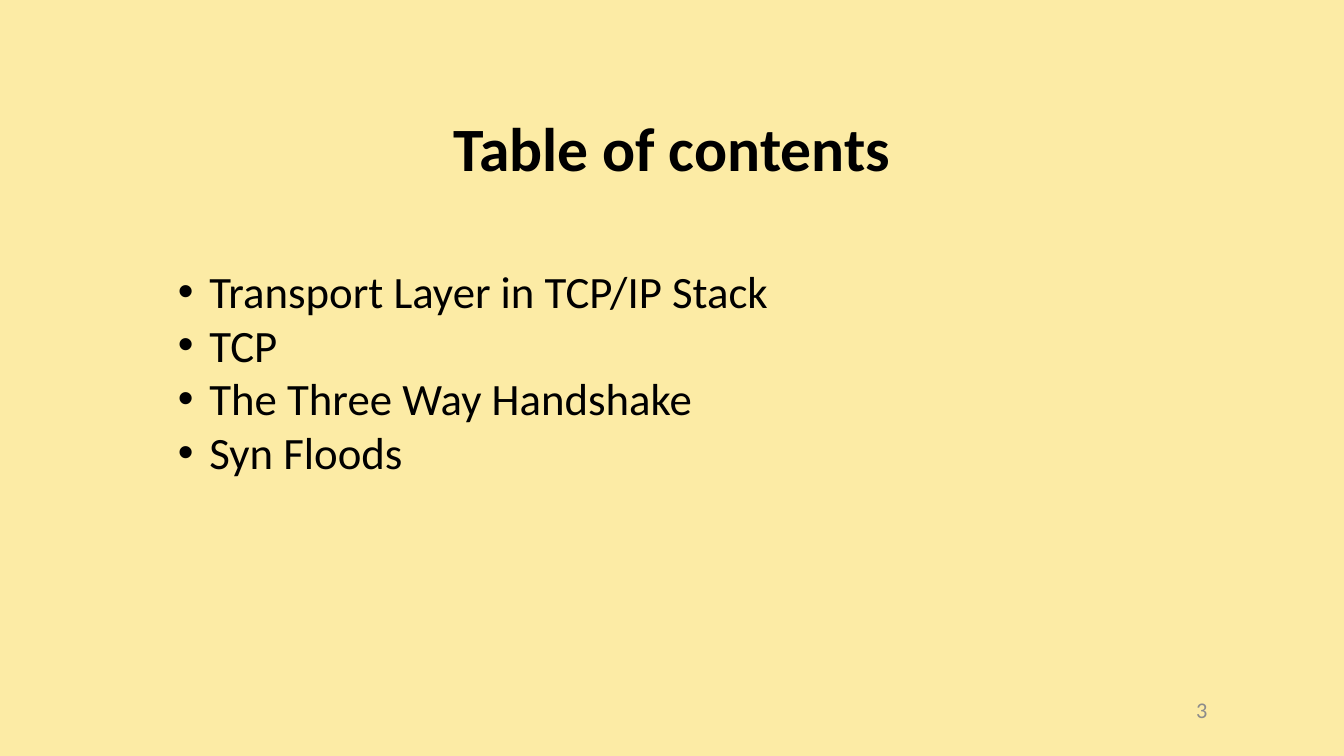
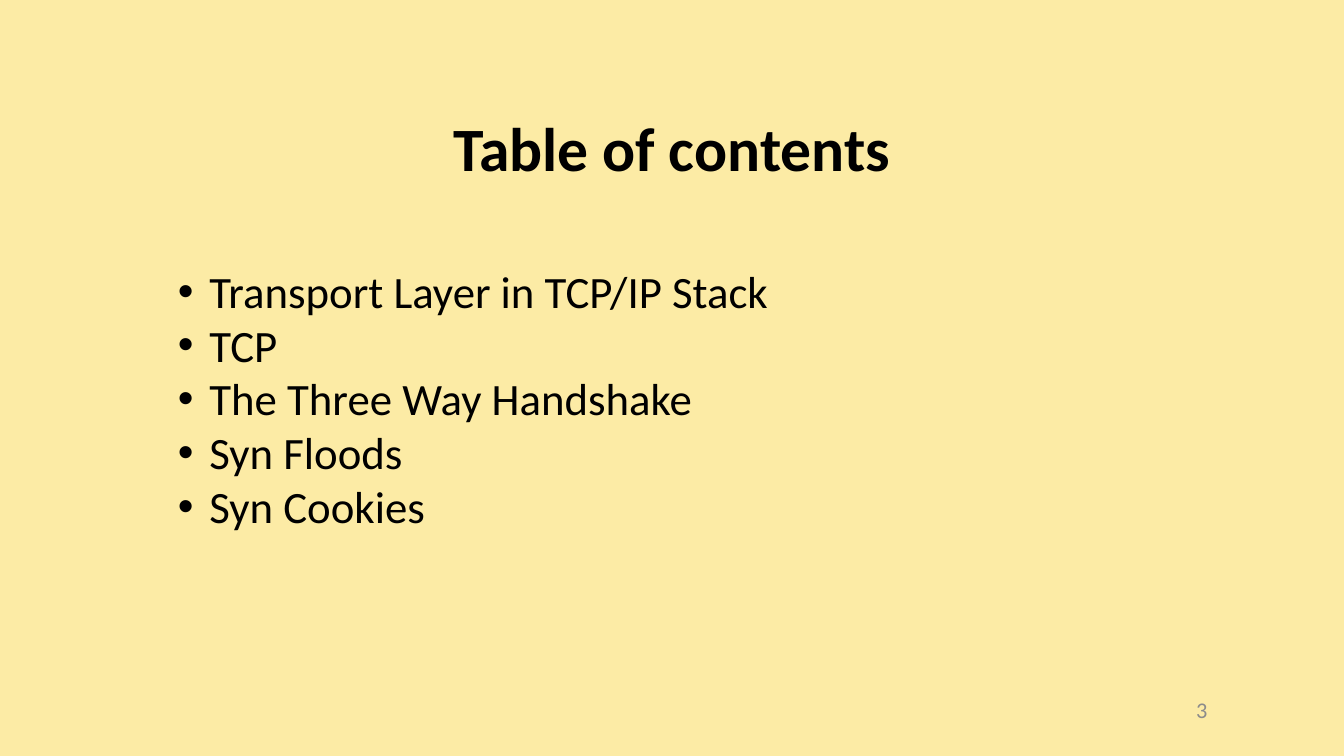
Before and after one commit to AliGhaffarian/university_thingies, a slide deck: slide 3 of research_and_presentation/Transport Layer, TCP and Floods/presentation_slides/Transport Layer, TCP and Floods.pptx. Drawn at 1344x756 pixels with LibreOffice and Linux fonts; fonts in the diff are those of the drawing. Boxes give left, top, right and bottom in pixels: in the first picture for what was removed or moved away, otherwise in the second. Text is boxed around its words. In the diff, an @@ line names an element or a change of style, - is before the commit and + after.

```diff
--- a/research_and_presentation/Transport Layer, TCP and Floods/presentation_slides/Transport Layer, TCP and Floods.pptx
+++ b/research_and_presentation/Transport Layer, TCP and Floods/presentation_slides/Transport Layer, TCP and Floods.pptx
@@ text at (x1=209, y1=492, x2=424, y2=531): paragraph added @@
+• Syn Cookies
```
Also in this commit, not shown: 1 other slide changed, 2 other files.
